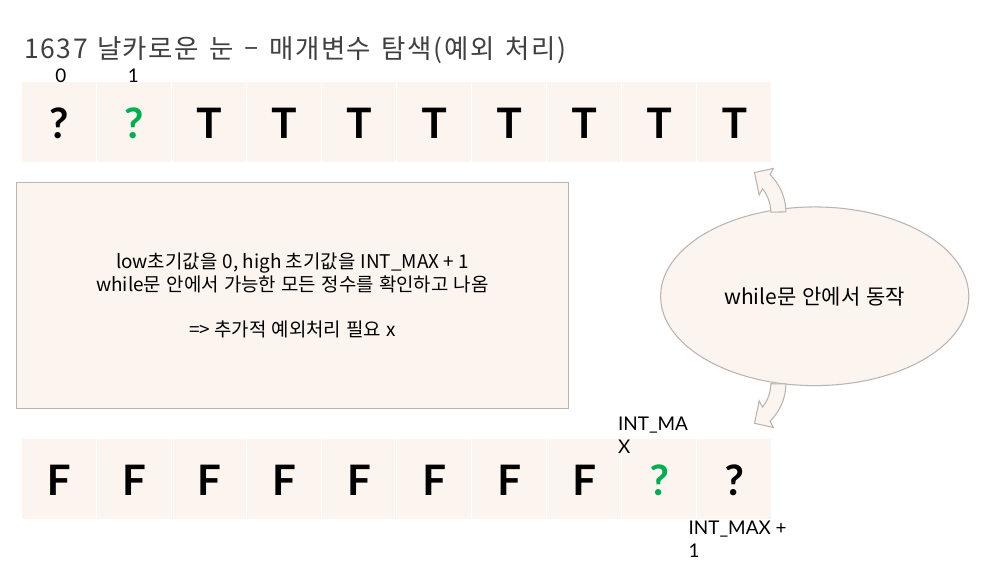
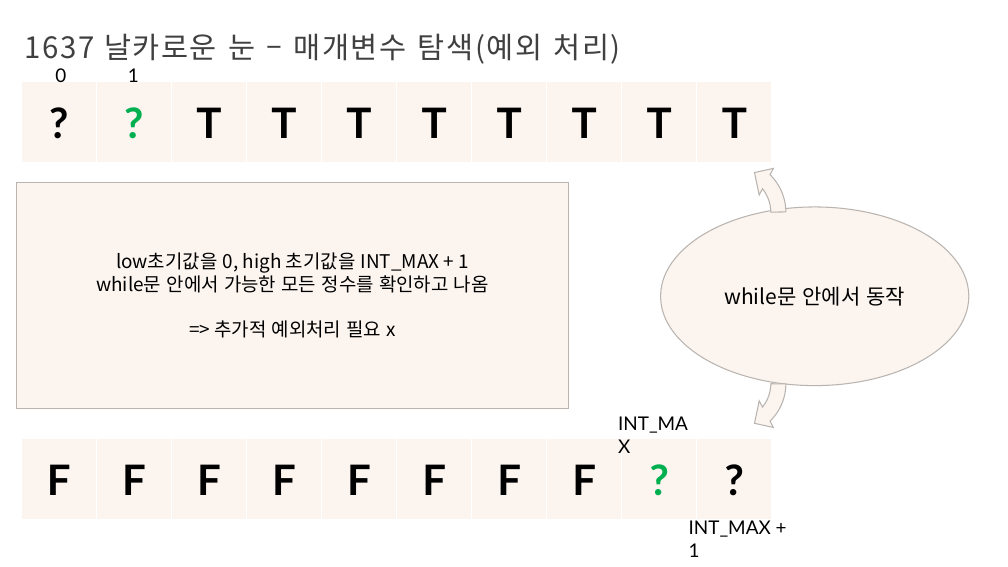
Before and after one commit to Iron-Hee/AlgorithmStudy, a slide deck: slide 11 of 이분 탐색_매개변수 탐색_발표자료.pptx. Drawn at 1008x567 pixels with LibreOffice and Linux fonts; fonts in the diff are those of the drawing; background and template pictures are left out. Boxes give left, top, right and bottom in pixels: in the first picture for what was removed or moved away, otherwise in the second. Text is boxed around its words. In the diff, an @@ line names an element or a change of style, - is before the commit and + after.

```diff
--- a/이분 탐색_매개변수 탐색_발표자료.pptx
+++ b/이분 탐색_매개변수 탐색_발표자료.pptx
@@ title "1637 날카로운 눈 – 매개변수 ..." at [25,33,621,64]: size 25.2 to 28 pt @@
```
Also in this commit, not shown: 5 other slides changed, 2 other files.
